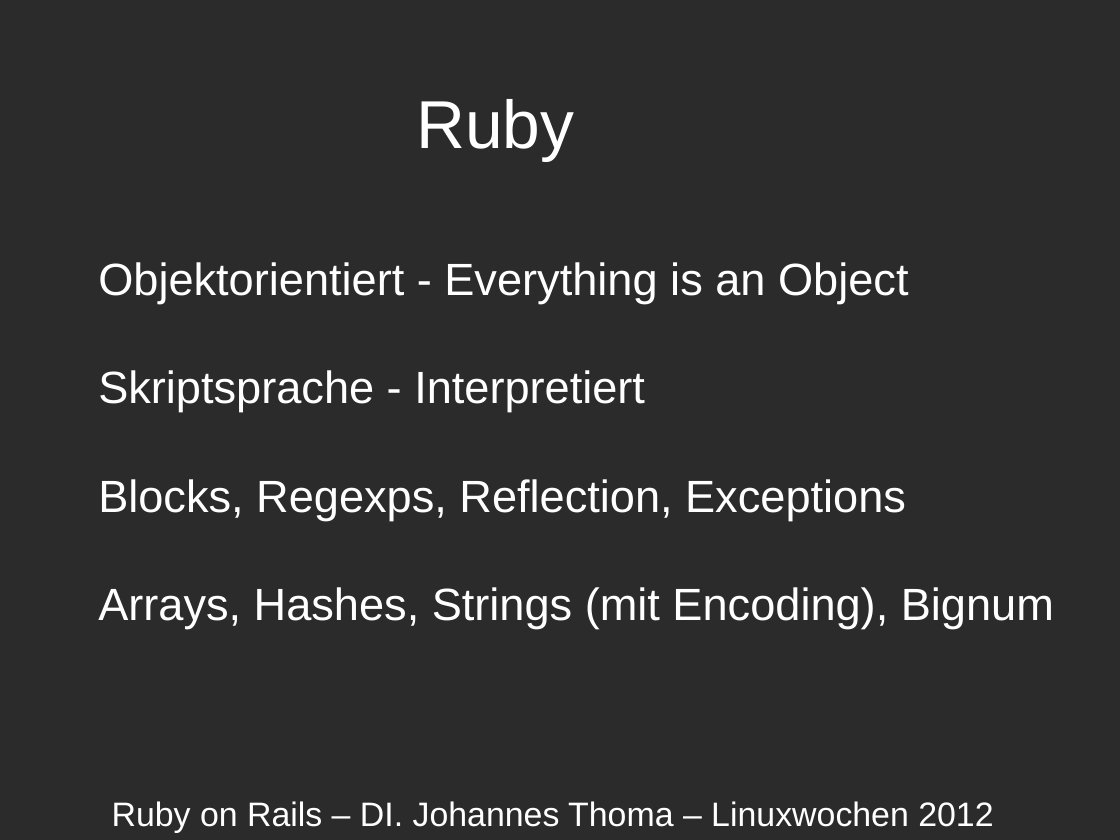
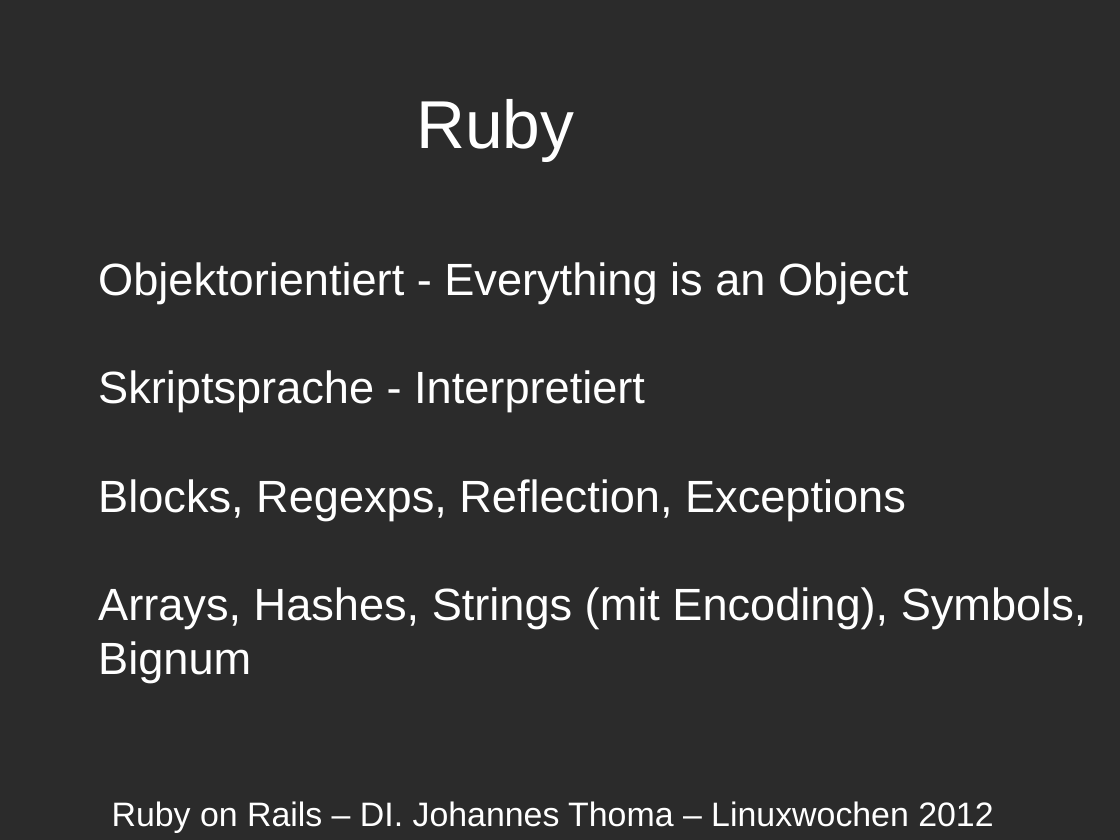
Before and after one commit to johannesthoma/rails-forum, a slide deck: slide 2 of doc/RailsSpeech.odp. Drawn at 1120x840 pixels with LibreOffice and Linux fonts; fonts in the diff are those of the drawing; background and template pictures are left out; a plain dark background stands for a picture behind light text. Boxes give left, top, right and bottom in pixels: in the first picture for what was removed or moved away, otherwise in the second. Text is boxed around its words. In the diff, an @@ line names an element or a change of style, - is before the commit and + after.

```diff
--- a/doc/RailsSpeech.odp
+++ b/doc/RailsSpeech.odp
@@ text at [98,587,1087,683]: text changed @@
-Arrays, Hashes, Strings (mit Encoding), Bignum
+Arrays, Hashes, Strings (mit Encoding), Symbols,
+Bignum
```
Also in this commit, not shown: 11 other files.
